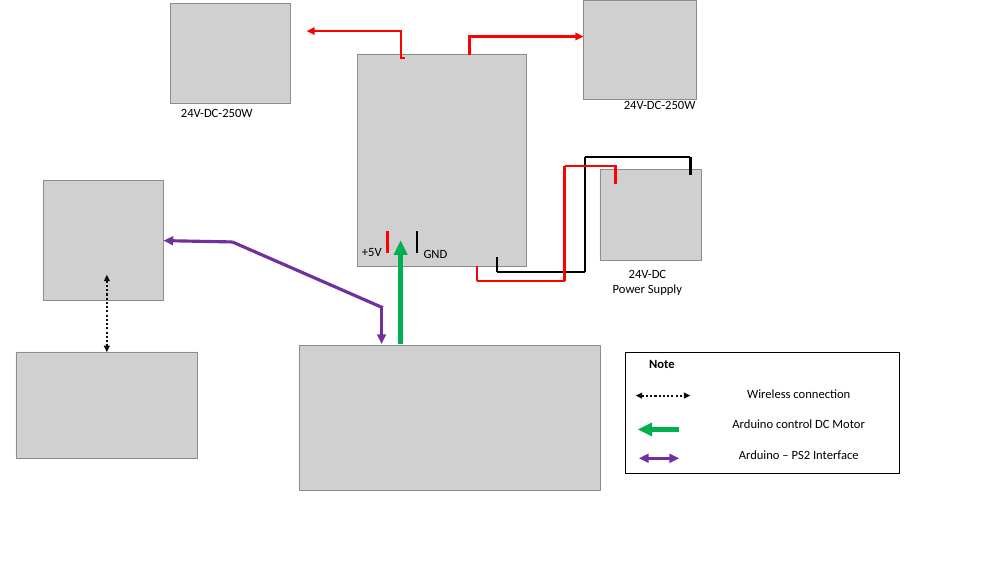
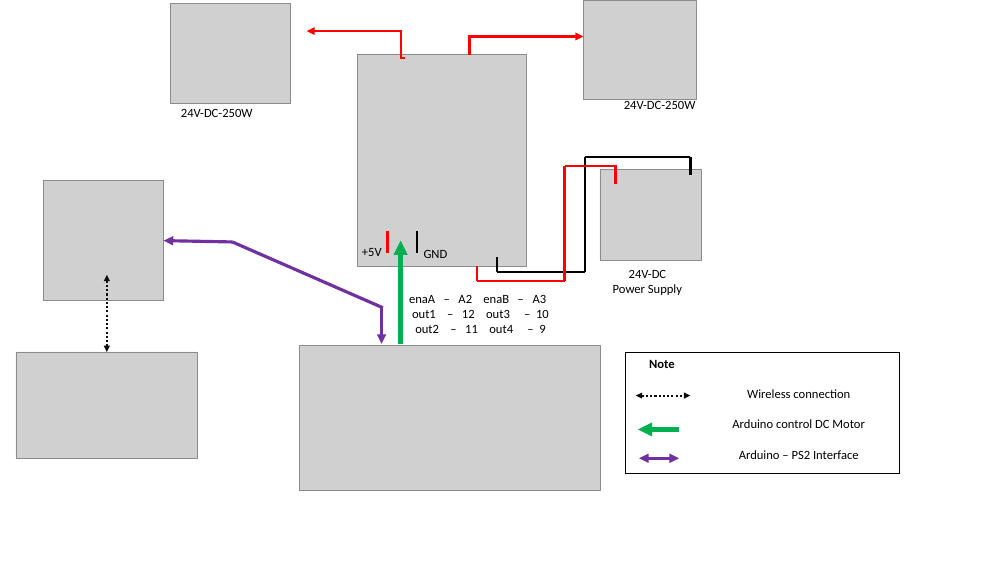
Before and after one commit to vo-hp/Power-Weelchair, a slide deck: slide 1 of presentation.pptx. Drawn at 1008x567 pixels with LibreOffice and Linux fonts; fonts in the diff are those of the drawing; grey boxes stand for pictures. Boxes give left, top, right and bottom in pixels: in the first picture for what was removed or moved away, otherwise in the second. Text is boxed around its words. In the diff, an @@ line names an element or a change of style, - is before the commit and + after.

```diff
--- a/presentation.pptx
+++ b/presentation.pptx
@@ text added at (409, 295, 549, 333), 12 pt, text #000000 @@
+enaA – A2 enaB – A3
+out1 – 12 out3 – 10
+out2 – 11 out4 – 9
```
Also in this commit, not shown: 15 other files.
